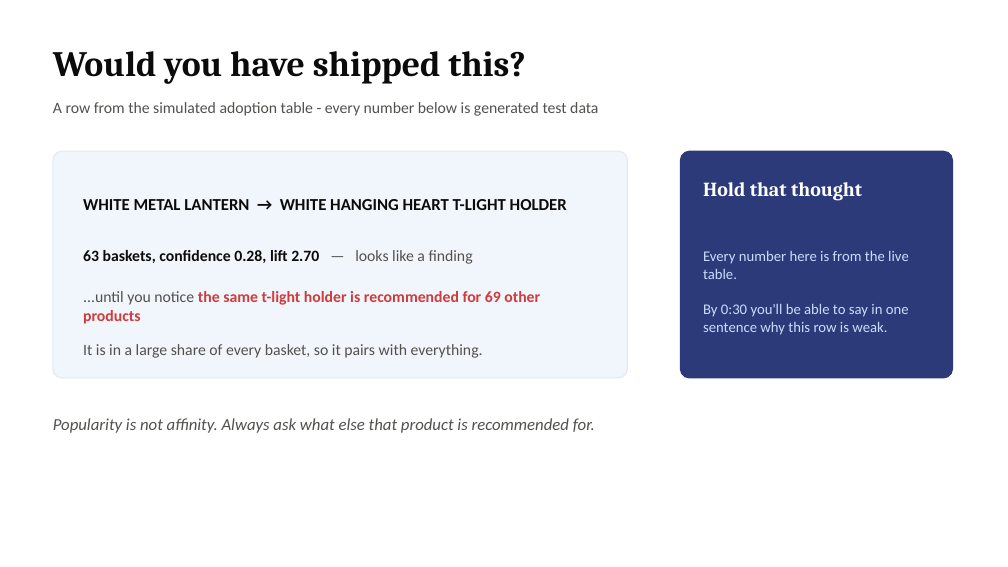
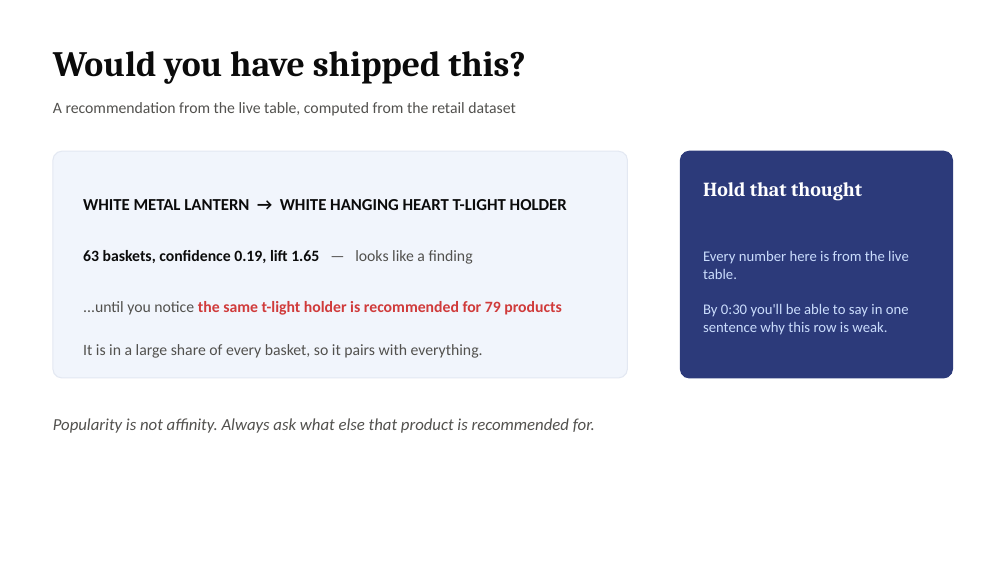
Before and after one commit to Kenchch/retail-ai-pipeline, a slide deck: slide 2 of workshop/ai_literacy_workshop.pptx. Drawn at 1008x567 pixels with LibreOffice and Linux fonts; fonts in the diff are those of the drawing. Boxes give left, top, right and bottom in pixels: in the first picture for what was removed or moved away, otherwise in the second. Text is boxed around its words. In the diff, an @@ line names an element or a change of style, - is before the commit and + after.

Commit message:
Validate retail metrics, documentation and temporal recommendations
Apply verified portfolio corrections and reproducible evidence.

```diff
--- a/workshop/ai_literacy_workshop.pptx
+++ b/workshop/ai_literacy_workshop.pptx
@@ text at box(53, 102, 515, 116): text changed @@
-A row from the simulated adoption table - every number below is generated test data
+A recommendation from the live table, computed from the retail dataset
@@ text at box(83, 250, 473, 264): text changed @@
-63 baskets, confidence 0.28, lift 2.70 — looks like a finding
+63 baskets, confidence 0.19, lift 1.65 — looks like a finding
@@ text at box(83, 301, 561, 315): text changed @@
-...until you notice the same t-light holder is recommended for 69 other products
+...until you notice the same t-light holder is recommended for 79 products
```
Also in this commit, not shown: 2 other slides changed, 25 other files.
